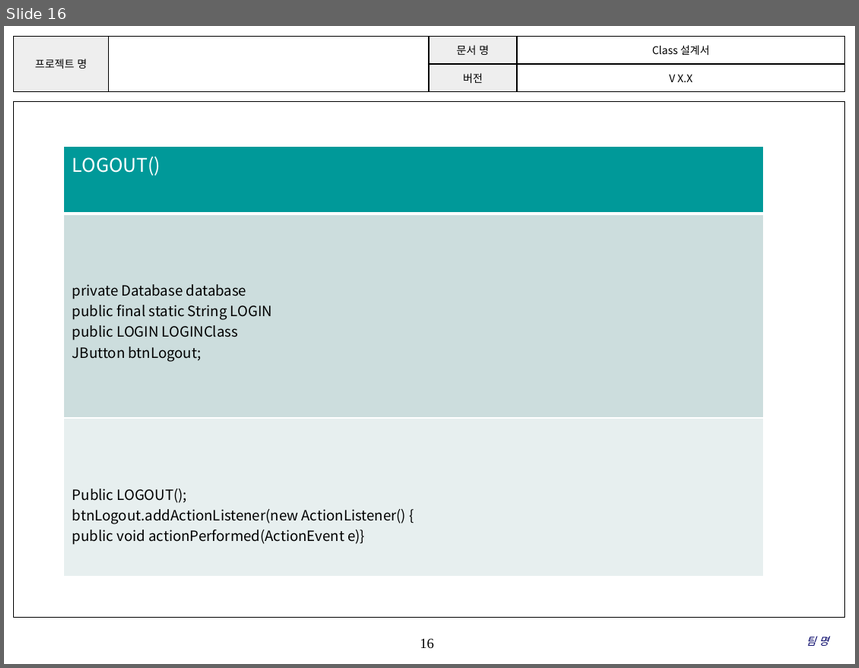
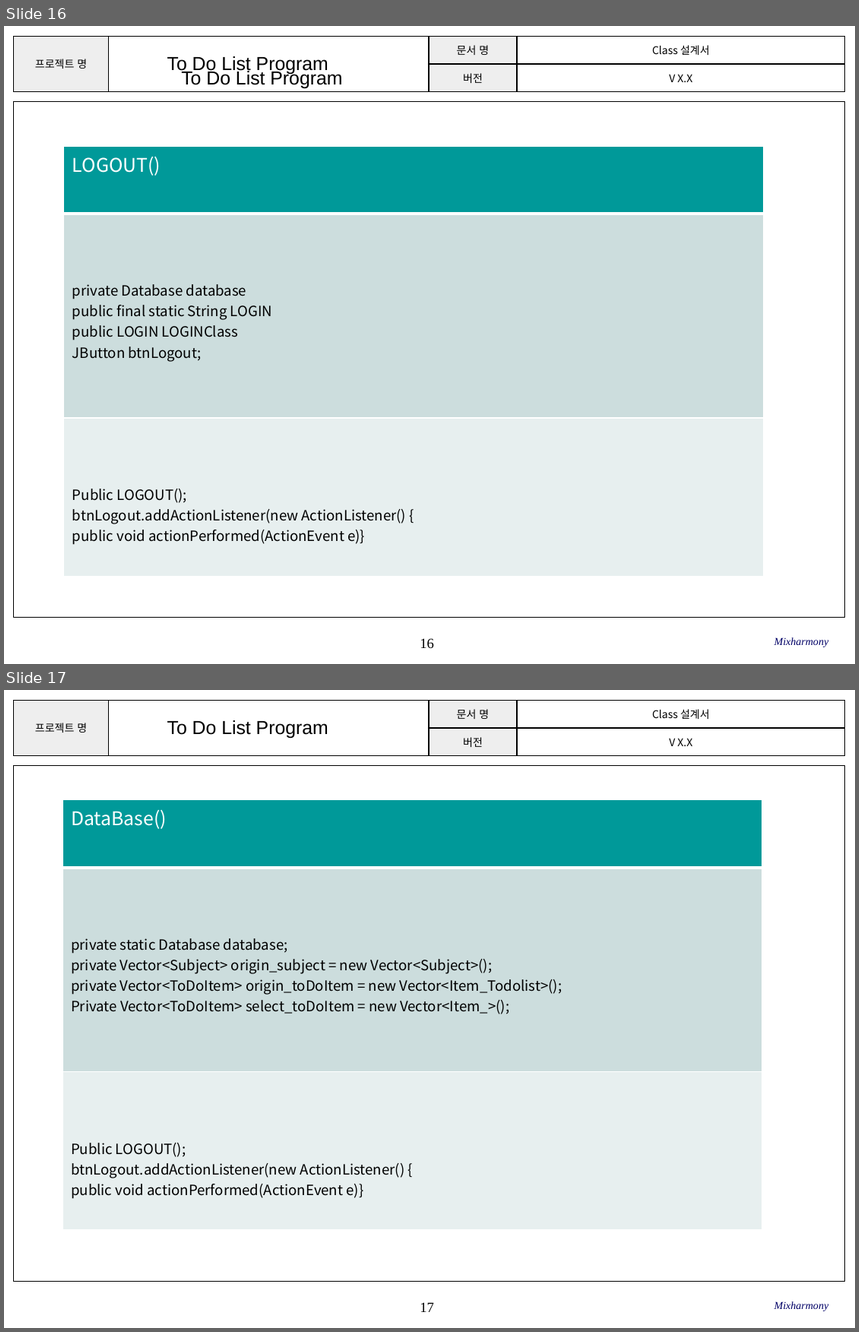
Before and after one commit to SE-admin/SE2017_2_mixharmony, a slide deck: doc/3_ 설계서/Class Design.pptx. Shown one above the other, each under a label of ours: slide 16 before the commit, slides 16 and 17 after it. The pictures are 859x668 and 859x1332 pixels, drawn with LibreOffice and Linux fonts; fonts in the diff are those of the drawing; background and template pictures are left out. Boxes give left, top, right and bottom in pixels: in the first picture for what was removed or moved away, otherwise in the second. Text is boxed around its words. In the diff, an @@ line names an element or a change of style, - is before the commit and + after.

Commit message:
#862 Class Design.pptx (Database,Item_Todolist, Item_subject 초안 작성 및 오타 수정)

```diff
--- a/doc/3_ 설계서/Class Design.pptx
+++ b/doc/3_ 설계서/Class Design.pptx
@@ slide 17 added at (x1=4, y1=690, x2=855, y2=1328), background #FFFFFF; not listed: 3 template elements that a slide beside it also shows @@
@@ text added at (x1=167, y1=720, x2=329, y2=738), 16 pt, text #000000 @@
+To Do List Program
@@ table added at (x1=63, y1=799, x2=762, y2=1230), 3 rows, 1 columns @@
+DataBase()
+private static Database database; / private Vector<Subject> origin_subject = new Vector<Subject>(); / private Vector<ToDoItem> origin_toDoItem = new Vector<Item_Todolist>(); / Private Vector<ToDoItem> select_toDoItem = new Vector<Item_>();
+Public LOGOUT(); / btnLogout.addActionListener(new ActionListener() { / public void actionPerformed(ActionEvent e)}
@@ text added at (x1=775, y1=1302, x2=829, y2=1312), 9 pt, text #000066, italic @@
+Mixharmony
@@ slide 16 changed as well @@
@@ text added at (x1=167, y1=56, x2=329, y2=75), 16 pt, text #000000 @@
+To Do List Program
@@ text added at (x1=181, y1=69, x2=342, y2=88), 16 pt, text #000000 @@
+To Do List Program
@@ text at (x1=775, y1=638, x2=829, y2=648): text changed @@
-팀 명
+Mixharmony
```
Also in this commit, not shown: 15 other slides changed, 2 other slides added.
